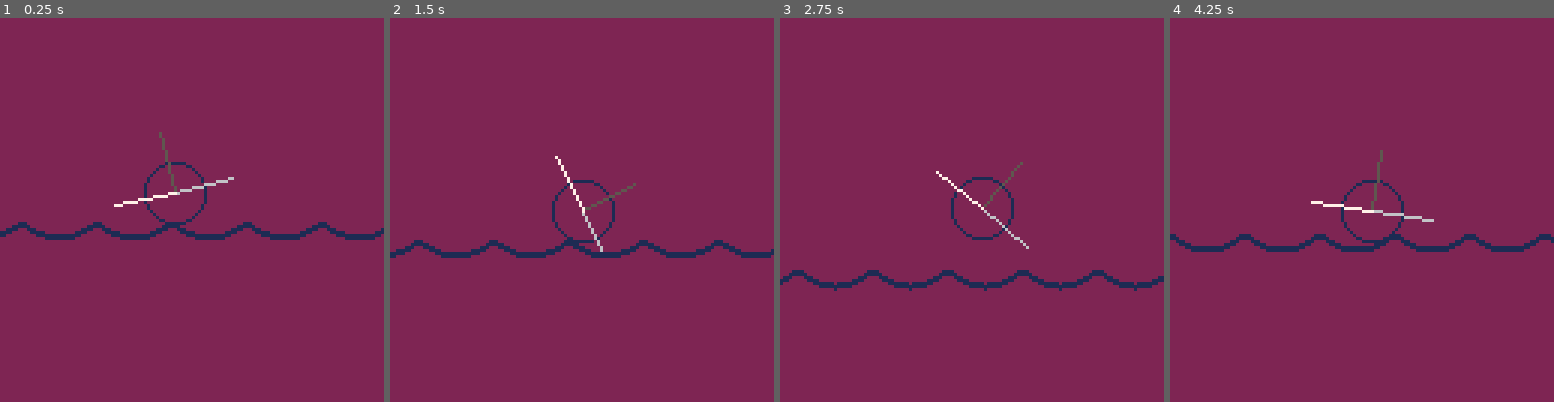
Above: before the commit, frames 1-4 (left to right).
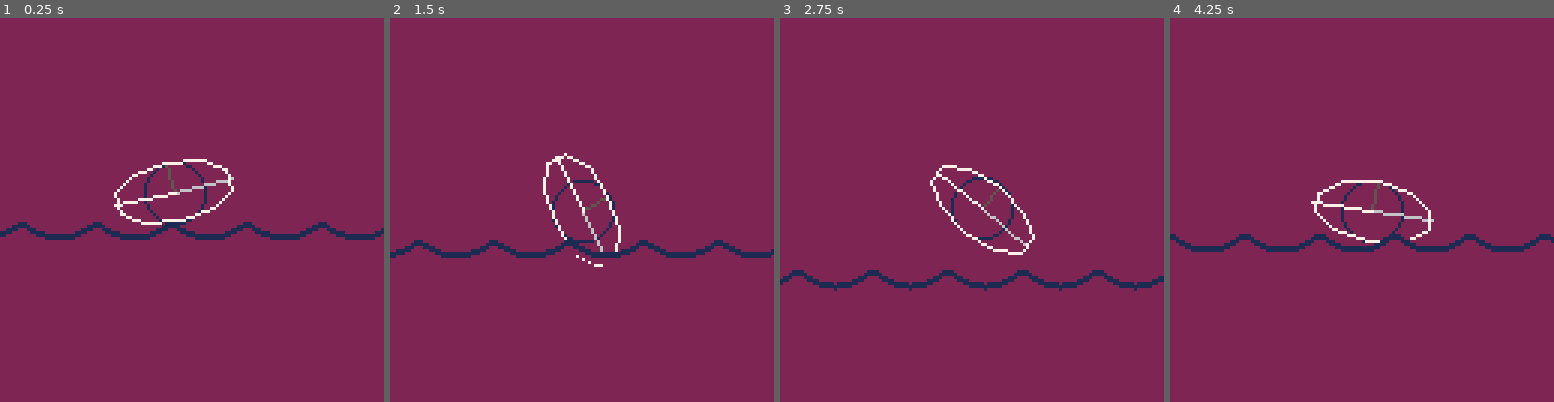
Above: after the commit, the same moments.

Repository: seleb/SimpleJam
Game: PICO-8 cartridge sailin.p8
Same seed, same stepped clock (60 frames per second), same inputs: the game is played once before the commit and once after it.
Inputs:
- Up to frame 1 (0.25 s): no input
- Up to frame 2 (1.5 s): tap X (X key) at 0.33, 1.07 s; tap O (Z key) at 0.7 s
- Up to frame 3 (2.75 s): hold Right 1.6-2.1 s; tap O (Z key) at 1.7, 2.1, 2.5 s; tap X (X key) at 1.85 s; hold Up 2.15-2.42 s; hold Right from 2.47 s (still down)
- Up to frame 4 (4.25 s): tap O (Z key) every 0.4 s from 2.9 to 4.1 s; tap X (X key) at 2.97, 4.08 s; release Right at 3.03 s; hold Left 3.08-3.58 s; hold Down 3.63-3.97 s; hold Right from 4.02 s (still down)

The runs differ from the first frame. In frame 1, 0.6% of the frame differs, in the area x 29-61%, y 29-54%; in frame 2, 0.5%; in frame 3, 0.5%; in frame 4, 0.6%.

Commit message:
ovalboat

Diff:
--- a/sailin.p8
+++ b/sailin.p8
@@ -69,15 +69,22 @@
  color(1)
  circ(player.x,player.y,10)
 
+ local cpa = cos(player.a)
+ local spa = sin(player.a)
+
  local mast ={}
  local prow ={}
  local aft = {}
- mast.x = player.x + cos(player.a)*20
- mast.y = player.y - sin(player.a)*20
- prow.x = player.x + cos(player.a+0.25)*20
- prow.y = player.y - sin(player.a+0.25)*20
- aft.x = player.x - cos(player.a+0.25)*20
- aft.y = player.y + sin(player.a+0.25)*20
+
+ local w = 20
+ local h = 10
+
+ mast.x = player.x + cpa*h
+ mast.y = player.y - spa*h
+ prow.x = player.x + cos(player.a+0.25)*w
+ prow.y = player.y - sin(player.a+0.25)*w
+ aft.x = player.x - cos(player.a+0.25)*w
+ aft.y = player.y + sin(player.a+0.25)*w
 
  color(5)
  line(player.x,player.y,mast.x,mast.y)
@@ -85,6 +92,27 @@
  line(player.x,player.y,prow.x,prow.y)
  color(7)
  line(player.x,player.y,aft.x,aft.y)
+
+
+ for a=0,1,0.1 do
+
+  local ca1 = h*cos(a-0.1)
+
+  local sa1 = w*sin(a-0.1)
+
+  local ca2 = h*cos(a)
+
+  local sa2 = w*sin(a)
+
+
+  line(
+   player.x + ca1*cpa - sa1*spa,
+   player.y - (ca1*spa + sa1*cpa),
+   player.x + ca2*cpa - sa2*spa,
+   player.y - (ca2*spa + sa2*cpa)
+  )
+
+ end
 end
 
 function draw_waves()
